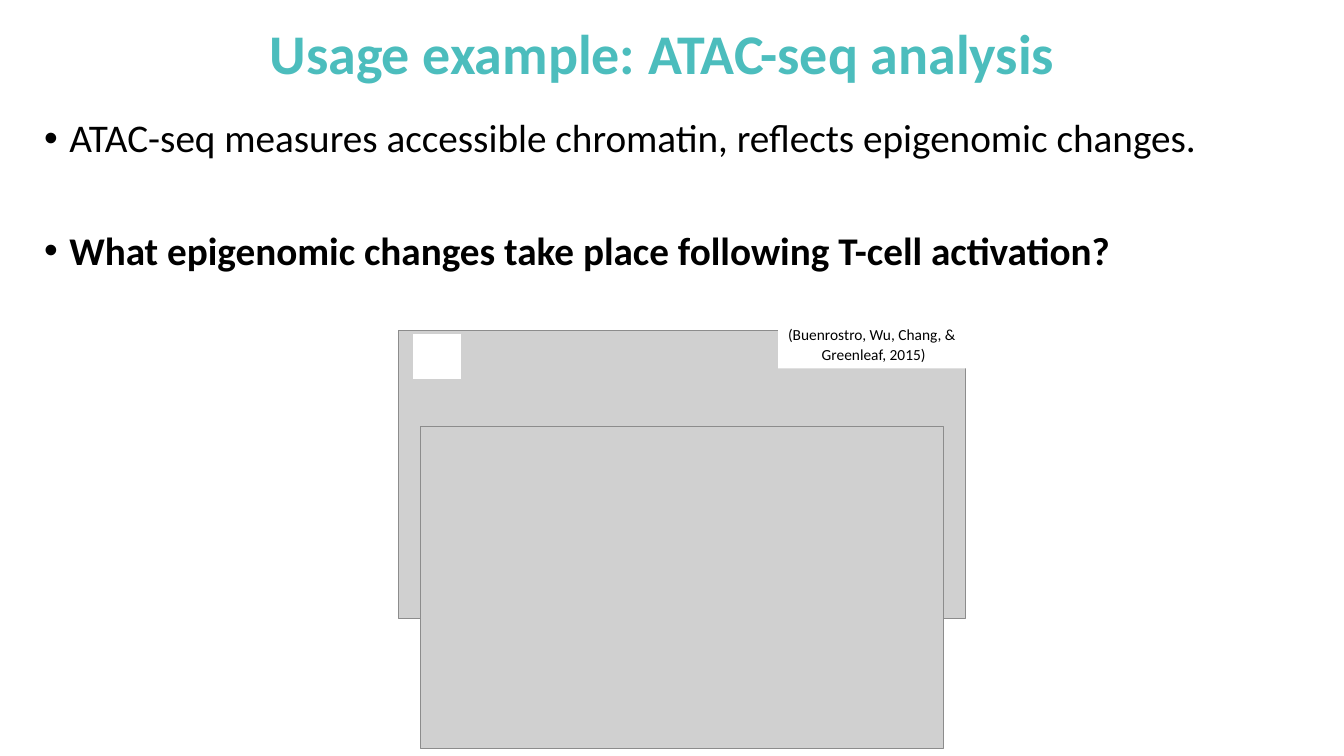
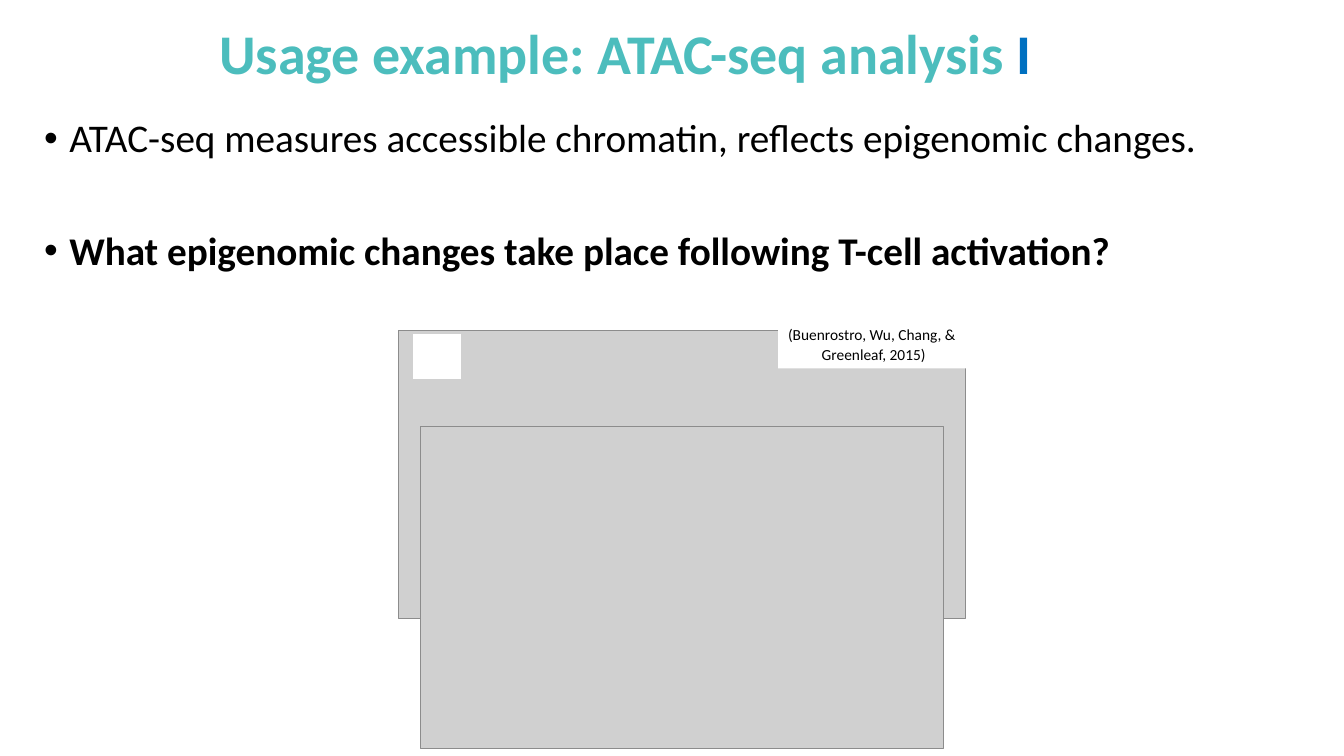
Before and after one commit to NCBI-Codeathons/OMOPOmics, a slide deck: slide 5 of docs/ppt/OMOPomics_Day3.pptx. Drawn at 1344x756 pixels with LibreOffice and Linux fonts; fonts in the diff are those of the drawing; grey boxes stand for pictures. Boxes give left, top, right and bottom in pixels: in the first picture for what was removed or moved away, otherwise in the second. Text is boxed around its words. In the diff, an @@ line names an element or a change of style, - is before the commit and + after.

```diff
--- a/docs/ppt/OMOPomics_Day3.pptx
+++ b/docs/ppt/OMOPomics_Day3.pptx
@@ title at (x1=219, y1=34, x2=1032, y2=84): text changed @@
-Usage example: ATAC-seq analysis
+Usage example: ATAC-seq analysis I
```
Also in this commit, not shown: 4 other slides changed.
